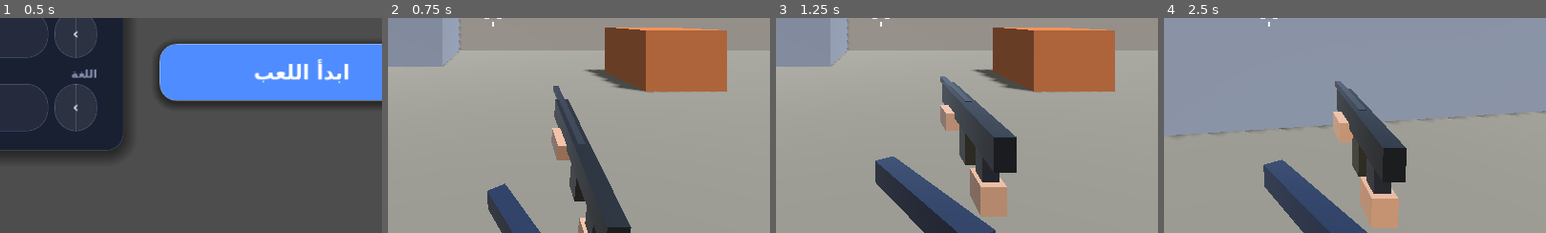
Above: before the commit, frames 1-4 (left to right).
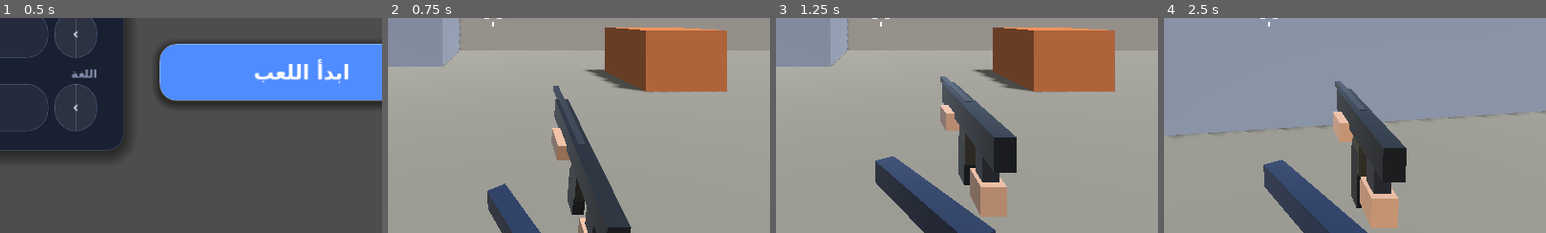
Above: after the commit, the same moments.

Repository: 20091211mn/war
Game: Godot game, scene res://scenes/Main.tscn
Two runs of this game, one before a commit and one after it. Both use one fixed random seed, a clock stepped at 60 frames per second and the inputs below.
Inputs (mouse positions are % of the whole screen's width and height, from its top left):
- Up to frame 1 (0.5 s): no input
- Up to frame 2 (0.75 s): click "ابدأ اللعب" at 0.5 s
- Up to frame 3 (1.25 s): no input
- Up to frame 4 (2.5 s): tap Enter at 1.25 s; move the mouse to (72, 45) at 1.27 s; hold D 1.28-2.03 s; tap R at 1.35 s; click (72, 45) at 1.42 s; tap Space at 1.52, 2.27 s; move the mouse to (45, 50) at 2.02 s; hold W from 2.03 s (still down); tap Q at 2.1 s
The pictures show only the part of the screen within x 36-86%, y 50-100%; the shares and areas given below are measured in that part.

Frame 1 is identical in both runs. In frame 2, 0.3% of the frame differs, in the area x 47-52%, y 69-92%; in frame 3, 0.3%; in frame 4, 0.4%, in the area x 49-52%, y 59-89%.

Commit message:
Godot: realistic reload (mag out/in, bolt, support hand), iOS export preset + macOS CI project
Co-Authored-By: Claude Sonnet 5.5 <noreply@anthropic.com>
Claude-Session: https://claude.ai/code/session_01NZidn757sG3Ws4ow1mscpJ

Diff:
--- a/godot/scripts/Player.gd
+++ b/godot/scripts/Player.gd
@@ -15,6 +15,10 @@
 var sway := Vector2.ZERO
 var draw_t := 0.0
 var flash: MeshInstance3D
+var mag: MeshInstance3D
+var lh: Node3D
+var mag_home := Vector3.ZERO
+var lh_home := Vector3.ZERO
 
 func _ready() -> void:
 	collision_layer = 2; collision_mask = 1
@@ -47,8 +51,14 @@
 	var skin := Color(0.78, 0.6, 0.48); var sleeve := Color(0.16, 0.2, 0.3)
 	_part(Vector3(0.075, 0.085, 0.1), Vector3(0.0, -0.17, -L * 0.2), skin)                    # يد القبضة
 	_part(Vector3(0.085, 0.09, 0.42), Vector3(0.05, -0.27, 0.12), sleeve).rotation.x = -0.35  # ساعد أيمن
-	_part(Vector3(0.07, 0.07, 0.11), Vector3(-0.03, -0.06, -L * 0.72), skin)                  # يد الإسناد
-	_part(Vector3(0.08, 0.08, 0.5), Vector3(-0.2, -0.2, -L * 0.2), sleeve).rotation = Vector3(-0.1, 0.45, 0) # ساعد أيسر
+	lh = Node3D.new(); gun_parts.add_child(lh); lh_home = Vector3(0, 0, 0); lh.position = lh_home
+	var hh := _part(Vector3(0.07, 0.07, 0.11), Vector3(-0.03, -0.06, -L * 0.72), skin); hh.reparent(lh, false)
+	var fa := _part(Vector3(0.08, 0.08, 0.5), Vector3(-0.2, -0.2, -L * 0.2), sleeve); fa.rotation = Vector3(-0.1, 0.45, 0); fa.reparent(lh, false)
+	mag = null
+	if kind != "launcher" and kind != "shotgun":
+		var mh := 0.2 if kind in ["lmg", "smg"] else 0.15
+		mag_home = Vector3(0, -0.13 - mh * 0.3, -L * 0.52 - (0.08 if kind in ["pistol", "magnum"] else 0.0))
+		mag = _part(Vector3(0.045, mh, 0.07), mag_home, Color(0.1, 0.1, 0.11))
 	flash = _part(Vector3(0.1, 0.1, 0.1), Vector3(0, H * 0.4, -L * 1.25), Color(1, 0.85, 0.4))
 	var fm := flash.material_override as StandardMaterial3D
 	fm.emission_enabled = true; fm.emission = Color(1, 0.7, 0.2); fm.emission_energy_multiplier = 3.0; flash.visible = false
@@ -96,15 +106,27 @@
 	sway = sway.lerp(Vector2.ZERO, minf(1.0, dt * 8.0)) + look * 0.0005
 	sway = sway.clamp(Vector2(-0.04, -0.04), Vector2(0.04, 0.04))
 	draw_t = maxf(0.0, draw_t - dt * 3.5)
-	var rl := 0.0
+	var rl := 0.0; var bolt := 0.0
+	var rp := 0.0
 	if reload_t > 0.0:
-		var tot := maxf(0.1, float(weapon()["reload"])); rl = sin(clampf(1.0 - reload_t / tot, 0.0, 1.0) * PI)
+		var tot := maxf(0.1, float(weapon()["reload"])); rp = clampf(1.0 - reload_t / tot, 0.0, 1.0)
+		rl = clampf(rp / 0.15, 0.0, 1.0) * clampf((1.0 - rp) / 0.2, 0.0, 1.0)  # ينزل السلاح ويعود
+		if rp > 0.85: bolt = sin((rp - 0.85) / 0.15 * PI)
+	if mag != null:
+		var mp := mag_home; var lp := Vector3.ZERO; mag.visible = true
+		if rp > 0.0:
+			if rp < 0.3: mp = mag_home + Vector3(0, -0.4 * (rp / 0.3), 0.03); lp = Vector3(0.05, -0.1 * (rp / 0.3), 0.18 * (rp / 0.3))
+			elif rp < 0.5: mag.visible = false; lp = Vector3(0.05, -0.1, 0.18) * (1.0 - (rp - 0.3) / 0.2)
+			elif rp < 0.75: var k := (rp - 0.5) / 0.25; mp = mag_home + Vector3(0, -0.4 * (1.0 - k), 0.03 * (1.0 - k)); lp = Vector3(0.05, -0.1, 0.18) * (1.0 - k) * 0.6
+		mag.position = mp; lh.position = lh.position.lerp(lp, minf(1.0, dt * 16.0))
+	elif lh: lh.position = lh.position.lerp(Vector3(0, -0.12 * rl, 0.1 * rl), minf(1.0, dt * 10.0))
 	if flash: flash.visible = kick > 0.8
 	var tgt_pos := Vector3(0.0, -0.13, -0.42) if ads else Vector3(0.2, -0.22, -0.45)
-	tgt_pos += Vector3(-sway.x, sway.y, 0) * (0.3 if ads else 1.0) + Vector3(0, -0.35 * draw_t - 0.16 * rl, 0)
+	tgt_pos += Vector3(-sway.x, sway.y, 0) * (0.3 if ads else 1.0) + Vector3(0, -0.35 * draw_t - 0.08 * rl, 0.05 * bolt)
 	var bobv := Vector3(sin(bob) * 0.006, absf(cos(bob)) * 0.008, 0) * (1.0 if is_on_floor() else 0.0) * clampf(spd / 4.6, 0, 1.4)
 	gun_parts.position = gun_parts.position.lerp(tgt_pos + bobv + Vector3(0, 0, kick * 0.04), minf(1.0, dt * 14.0))
-	gun_parts.rotation.x = lerpf(gun_parts.rotation.x, (-0.35 if sprinting else 0.0) + kick * 0.06 + rl * 0.5 + draw_t * 0.6, minf(1.0, dt * 10.0))
+	gun_parts.rotation.z = lerpf(gun_parts.rotation.z, rl * 0.35, minf(1.0, dt * 10.0))
+	gun_parts.rotation.x = lerpf(gun_parts.rotation.x, (-0.35 if sprinting else 0.0) + kick * 0.06 + rl * 0.45 + draw_t * 0.6, minf(1.0, dt * 10.0))
 	var z := float(weapon()["zoom"])
 	var tfov := 75.0 / (z if ads and z > 1.0 else 1.0)
 	cam.fov = lerpf(cam.fov, tfov, minf(1.0, dt * 14.0))
Not shown, changed: godot/export_presets.cfg
